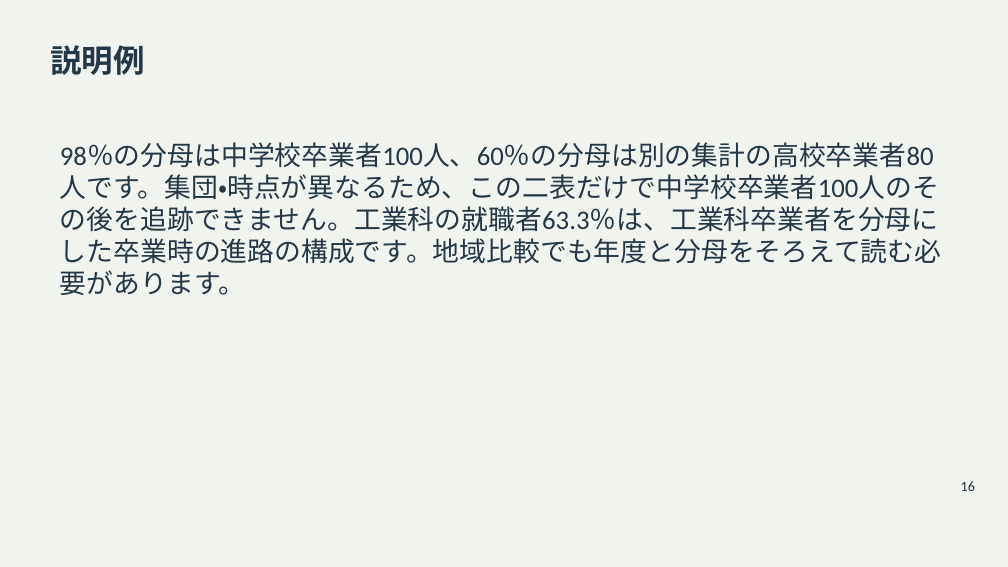
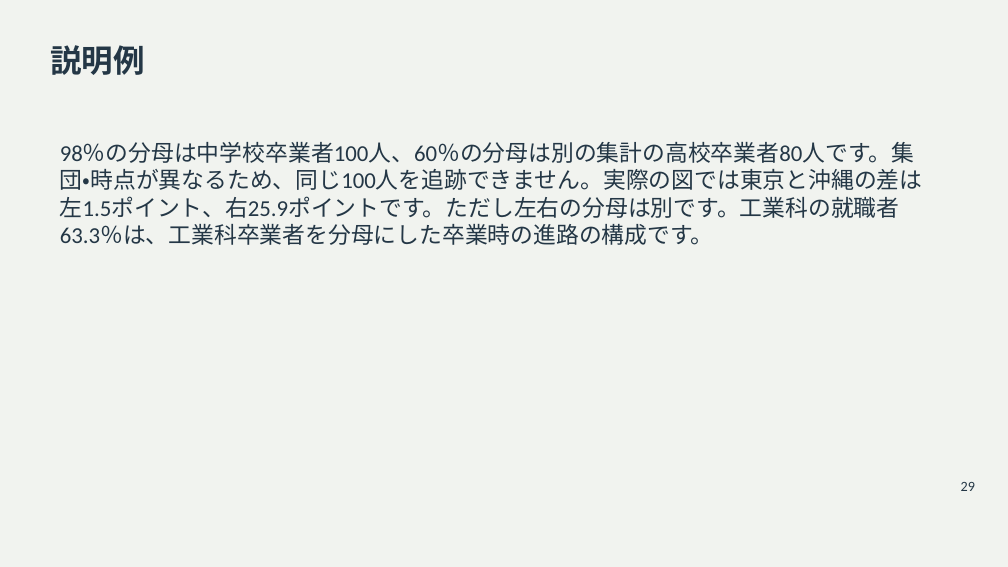
Before and after one commit to zooc-14calbp/industrial-education-i, a slide deck: slide 29 of reorganized/20261105/main/04/slides.pptx (slide 16 before the commit). Drawn at 1008x567 pixels with LibreOffice and Linux fonts; fonts in the diff are those of the drawing. Boxes give left, top, right and bottom in pixels: in the first picture for what was removed or moved away, otherwise in the second. Text is boxed around its words. In the diff, an @@ line names an element or a change of style, - is before the commit and + after.

```diff
--- a/reorganized/20261105/main/04/slides.pptx
+++ b/reorganized/20261105/main/04/slides.pptx
@@ text at (60,142,923,245): text changed; size 25.5 to 21.8 pt @@
-98％の分母は中学校卒業者100人、60％の分母は別の集計の高校卒業者80人です。集団・時点が異なるため、この二表だけで中学校卒業者100人のその後を追跡できません。工業科の就職者63.3％は、工業科卒業者を分母にした卒業時の進路の構成です。地域比較でも年度と分母をそろえて読む必要があります。
+98％の分母は中学校卒業者100人、60％の分母は別の集計の高校卒業者80人です。集団・時点が異なるため、同じ100人を追跡できません。実際の図では東京と沖縄の差は左1.5ポイント、右25.9ポイントです。ただし左右の分母は別です。工業科の就職者63.3％は、工業科卒業者を分母にした卒業時の進路の構成です。
@@ text at (961,482,975,491): text changed @@
-16
+29
```
Also in this commit, not shown: 14 other slides changed, 16 slides added, 17 other files.
